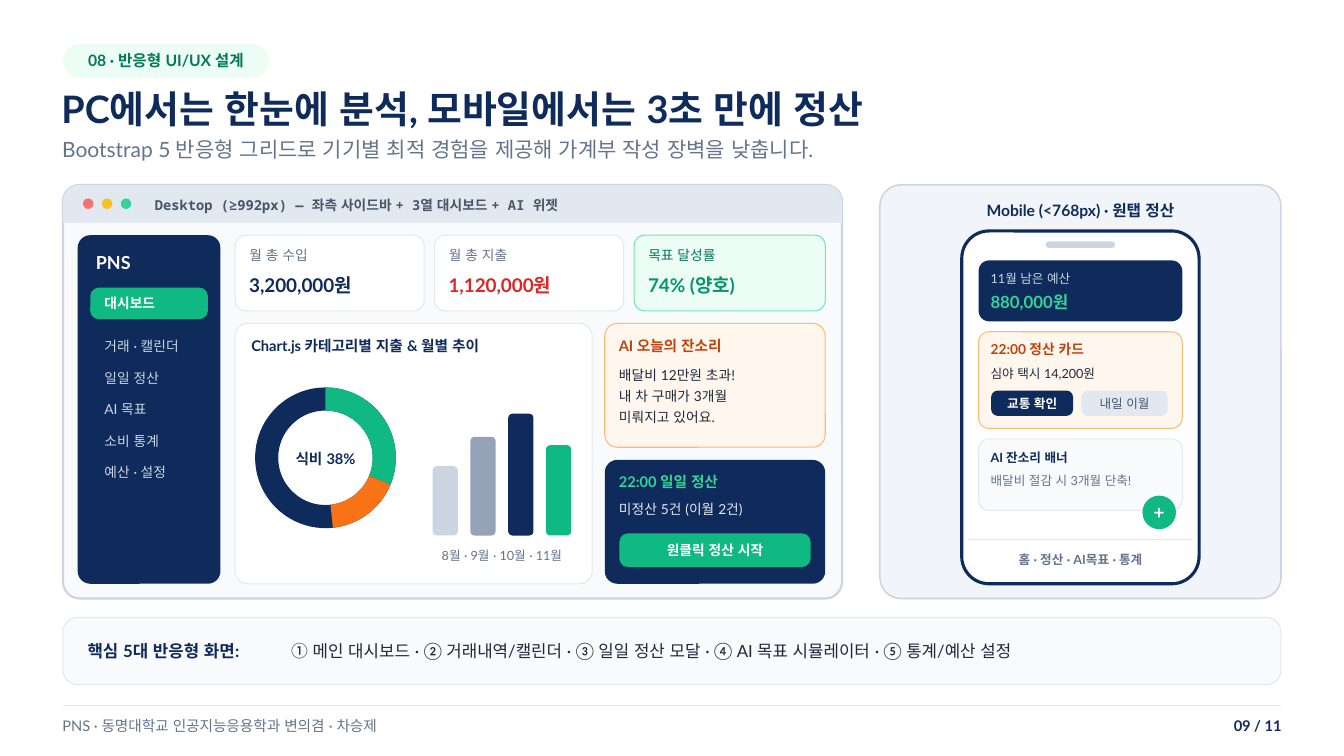
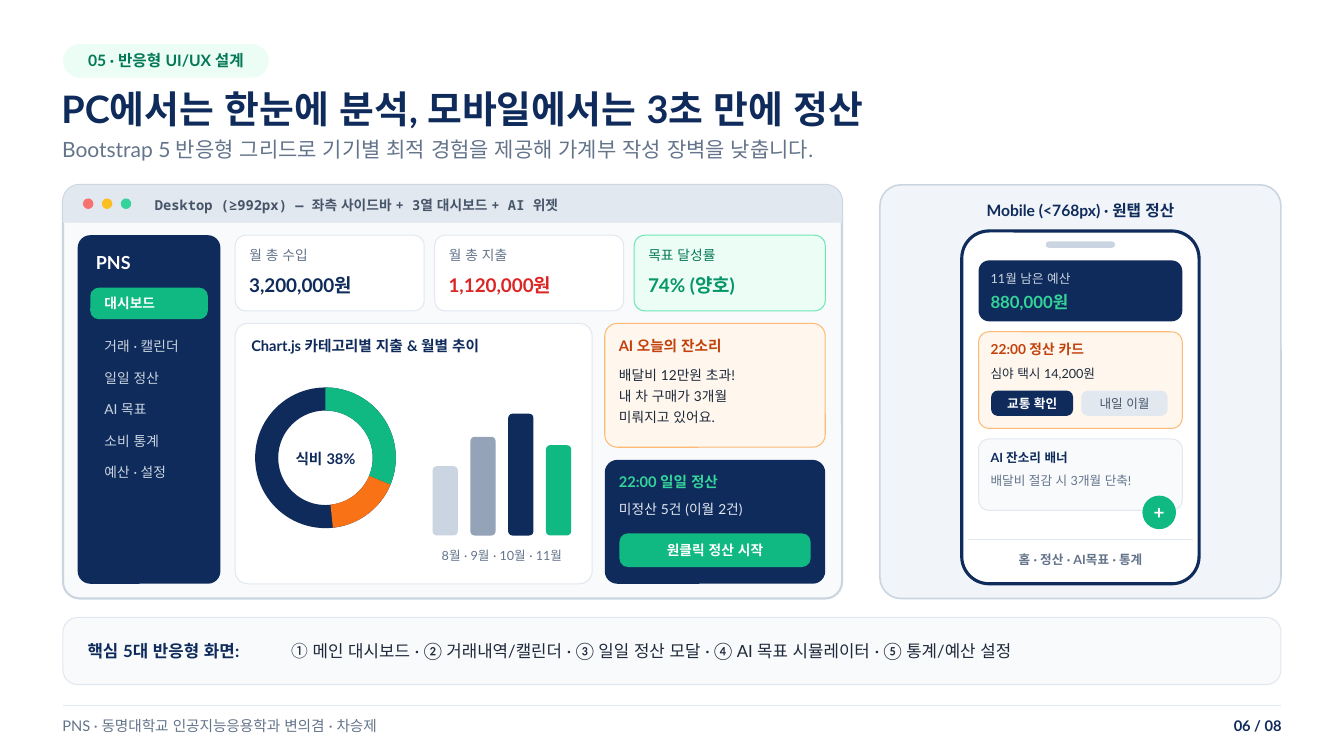
Before and after one commit to opiniom/PFS, a slide deck: slide 6 of docs/presentation/PNS_중간발표.pptx (slide 9 before the commit). Drawn at 1344x756 pixels with LibreOffice and Linux fonts; fonts in the diff are those of the drawing. Boxes give left, top, right and bottom in pixels: in the first picture for what was removed or moved away, otherwise in the second. Text is boxed around its words. In the diff, an @@ line names an element or a change of style, - is before the commit and + after.

```diff
--- a/docs/presentation/PNS_중간발표.pptx
+++ b/docs/presentation/PNS_중간발표.pptx
@@ text at (x1=88, y1=52, x2=244, y2=68): text changed @@
-08 · 반응형 UI/UX 설계
+05 · 반응형 UI/UX 설계
@@ text at (x1=1234, y1=720, x2=1282, y2=731): text changed @@
-09 / 11
+06 / 08
```
Also in this commit, not shown: 6 other slides changed, 3 slides removed, 1 other file.
